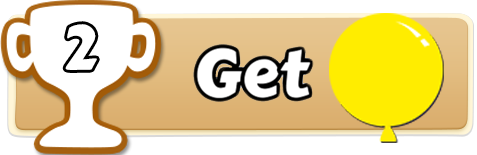
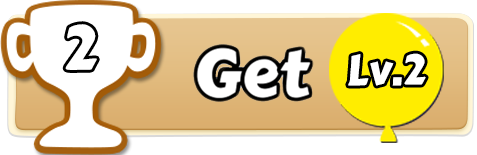
Comparing the layer stacks of the two w=477, h=155 images. Changes:
added layer "Lv.2" above "2" over box(348, 53, 426, 86)
